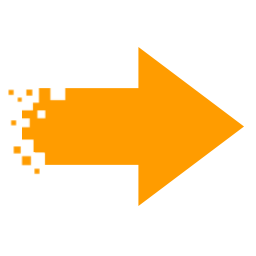
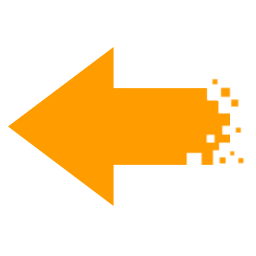
Two versions of the same layered image (256px x 256px). Layer-by-layer changes:
painted on "Form 1" over [8, 47, 244, 206]
